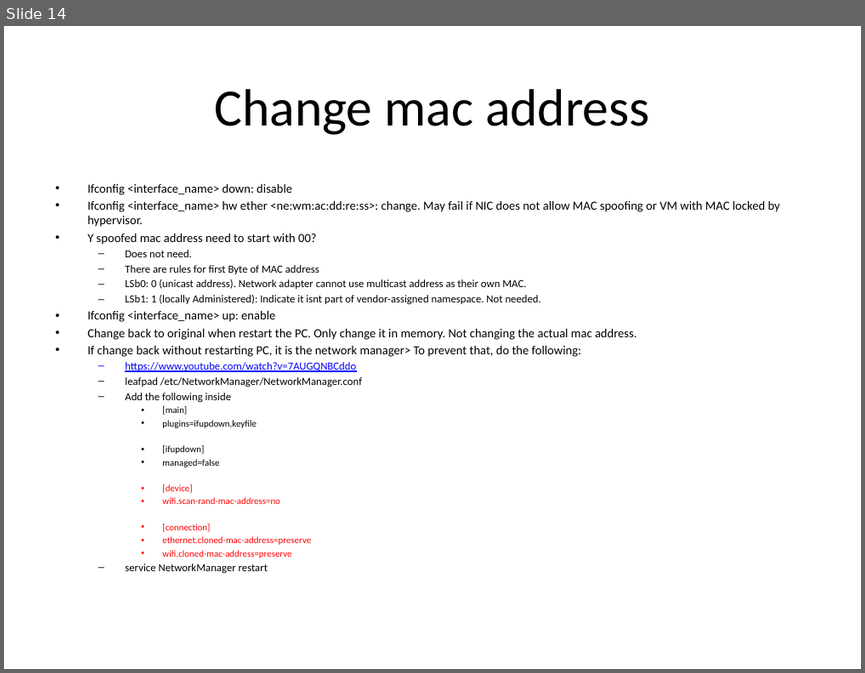
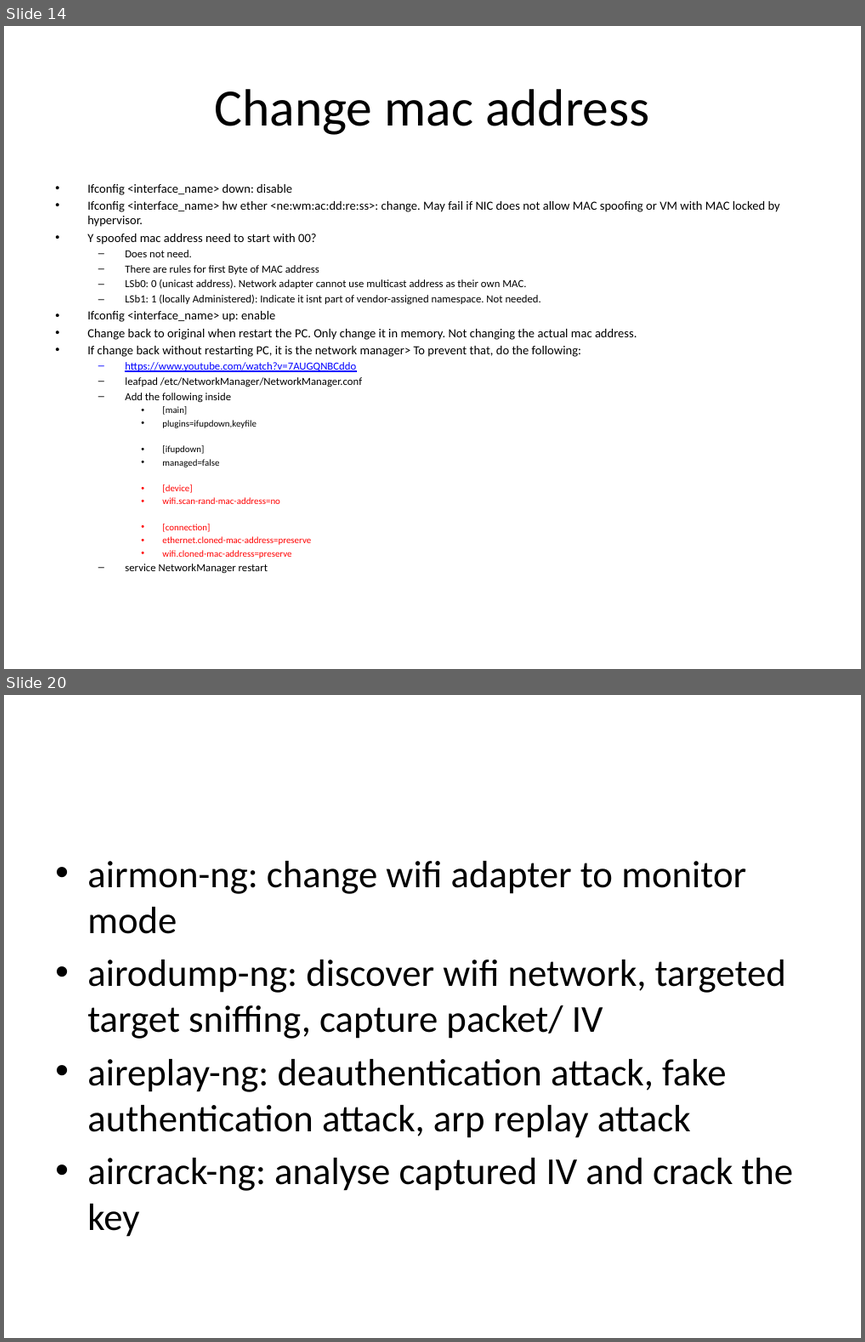
Before and after one commit to kindaichinisan/ethical_hacking, a slide deck: Ethical hacking.pptx. Shown one above the other, each under a label of ours: slide 14 before the commit, slides 14 and 20 after it; the slides between them are not shown. The pictures are 865x673 and 865x1342 pixels, drawn with LibreOffice and Linux fonts; fonts in the diff are those of the drawing. Boxes give left, top, right and bottom in pixels: in the first picture for what was removed or moved away, otherwise in the second. Text is boxed around its words. In the diff, an @@ line names an element or a change of style, - is before the commit and + after.

```diff
--- a/Ethical hacking.pptx
+++ b/Ethical hacking.pptx
@@ slide 20 added at (4, 695, 861, 1338), background #FFFFFF @@
@@ text added at (87, 861, 793, 1236), 32 pt, text #000000 @@
+• airmon-ng: change wifi adapter to monitor mode
+• airodump-ng: discover wifi network, targeted target sniffing, capture packet/ IV
+• aireplay-ng: deauthentication attack, fake authentication attack, arp replay attack
+• aircrack-ng: analyse captured IV and crack the key
```
Also in this commit, not shown: 1 slide changed, 9 other slides added, 6 other files.
